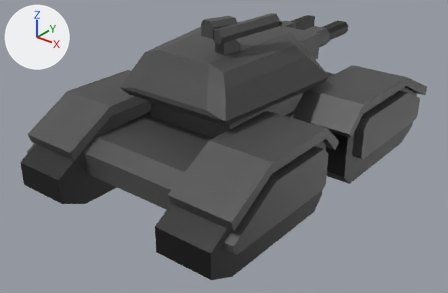
The glTF model Assets/Models/Units/BFT/BFT_LP.glb: old version first, new version second.
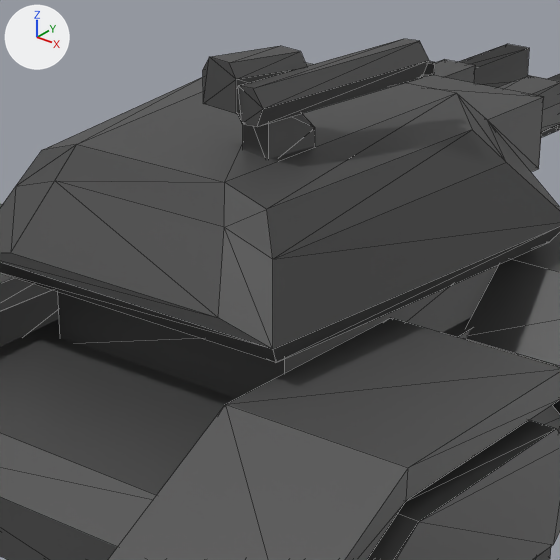
Each version appears first whole from a 50 mm lens placed at (12.57, -16.65, 10.67), pointed at (0.09, -1.06, 1.01), and next in a close-up on the part from 29% to 73% of the width and 0% to 66% of the height. Lighting does not change. The marker at upper left points along +X, +Y and +Z. The close-ups show mesh edges as thin lines. Where no turn or scale is listed for an object, it has been applied to the vertices.
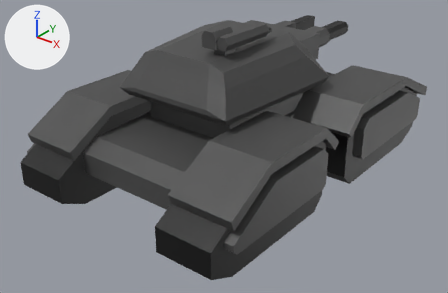
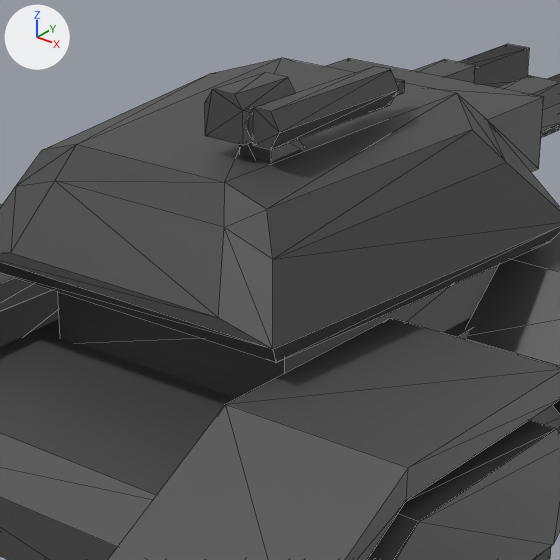
Edits to the bpy script that builds the scene:
```text
Change ob_machinegunturretlp:
    ob_machinegunturretlp.location: (0.0147, 0.0678, 0.298) -> (0.0147, -0.00585, 0.00875)
Change ob_cube_024:
    ob_cube_024.location: (-0.717, -0.535, 1.54) -> (-0.635, -0.736, 1.54)
    ob_cube_024.rotation_euler: (0.0, 0.0, 1.349) -> (0.0, 0.0, 1.563)  # degrees (0, 0, 77) -> degrees (0, 0, 90)
Change ob_cube_025:
    ob_cube_025.location: (1.726, 6.553, 1.166) -> (0.847, 6.936, 1.166)
    ob_cube_025.rotation_euler: (0.0, 0.0, 1.349) -> (0.0, 0.0, 1.563)  # degrees (0, 0, 77) -> degrees (0, 0, 90)
Change ob_cylinder_002:
    ob_cylinder_002.location: (1.107, 2.111, 1.372) -> (0.813, 2.397, 1.372)
    ob_cylinder_002.rotation_euler: (-0.893, 1.464, 0.456) -> (-0.789, 1.567, 0.774)  # degrees (-51, 84, 26) -> degrees (-45, 90, 44)
    ob_cylinder_002.scale: (0.718, 0.737, 4.81) -> (0.718, 0.718, 4.87)
```

Where the change shows, as pixel boxes (x1, y1, x2, y2) in the close-ups (560 x 560 px):
'Cylinder.002', moved, turned, rescaled: before (238, 39, 429, 127); after (247, 66, 399, 149)
'Cube.024', moved, turned: before (203, 46, 307, 114); after (205, 73, 295, 145)
'MachineGunTurretLP', moved: before (243, 114, 315, 159); after (240, 139, 304, 162)
'Cube.025', moved, turned: before (423, 61, 435, 76); after (395, 79, 405, 96)
